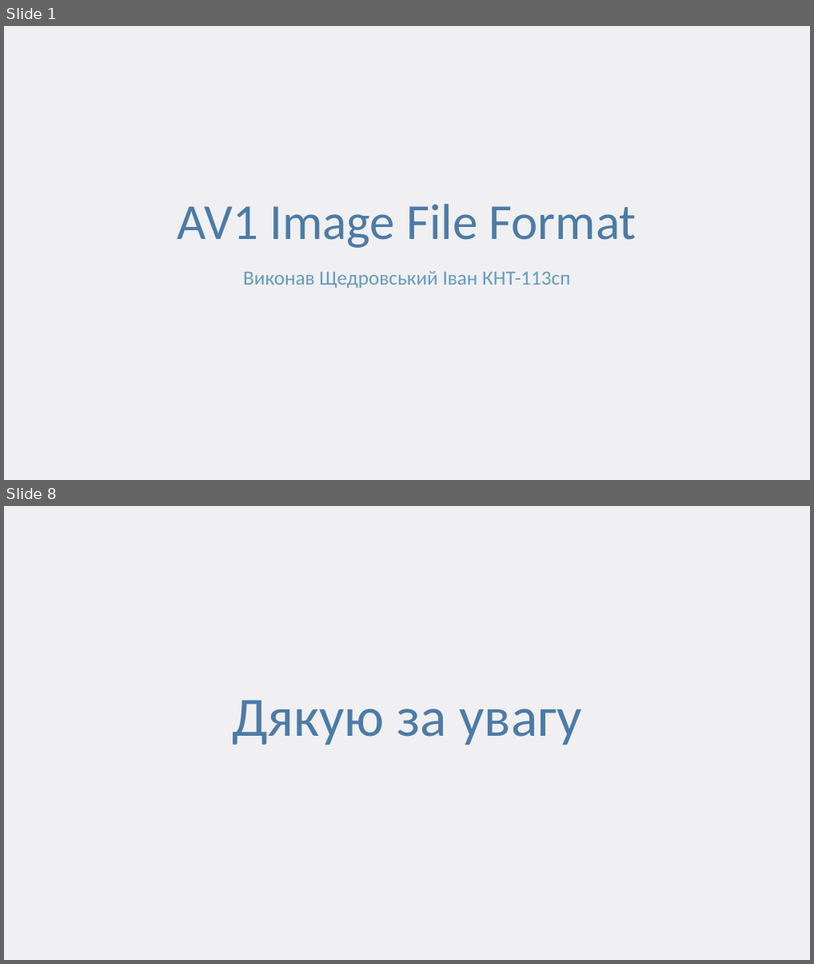
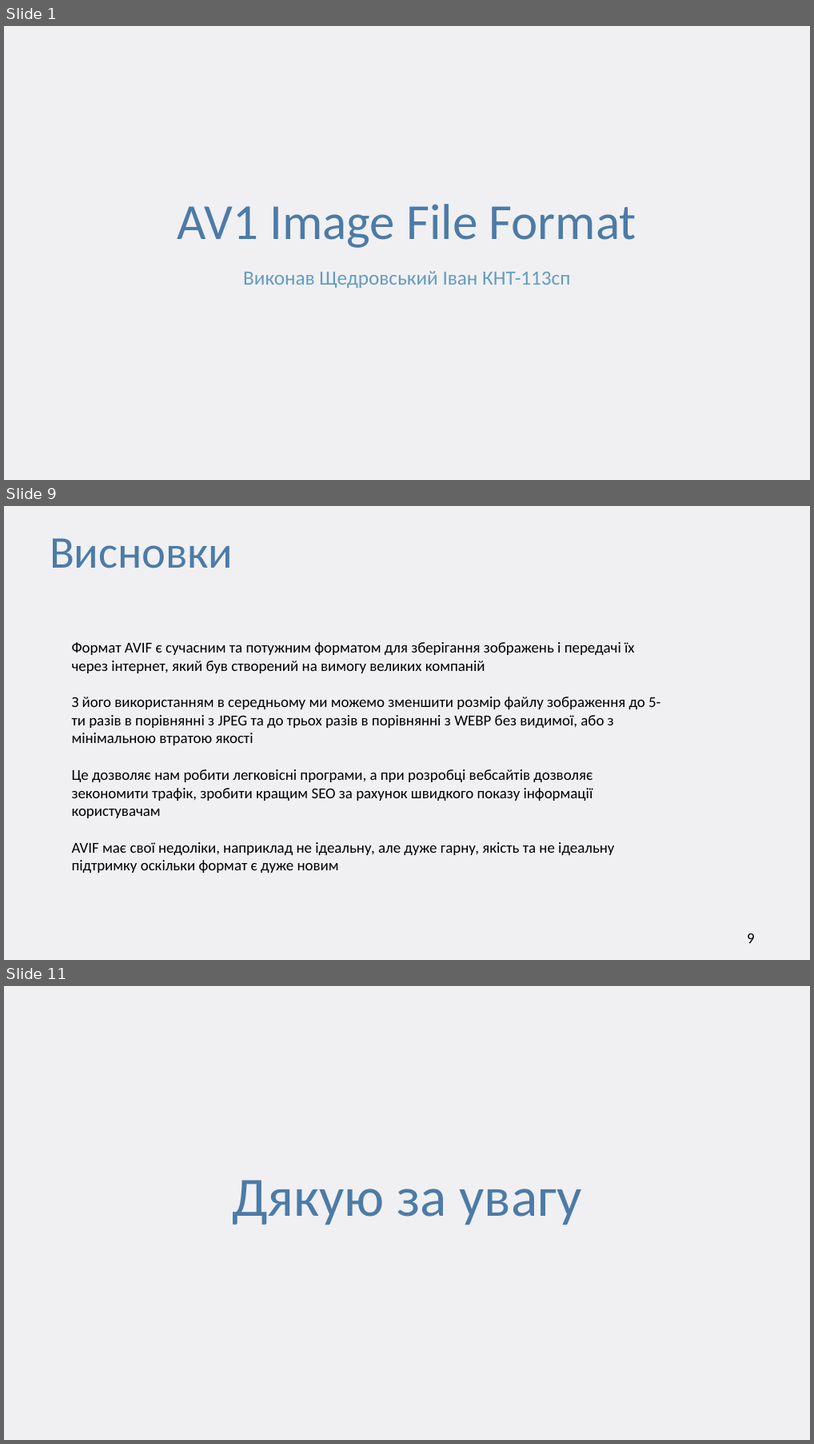
Before and after one commit to ltlaitoff/university-4, a slide deck: graphics/AVIF Computer Graphics.pptx. Shown one above the other, each under a label of ours: slides 1 and 8 before the commit, slides 1, 9 and 11 after it; the slides between them are not shown. The pictures are 814x964 and 814x1444 pixels, drawn with LibreOffice and Linux fonts; fonts in the diff are those of the drawing; background and template pictures are left out. Boxes give left, top, right and bottom in pixels: in the first picture for what was removed or moved away, otherwise in the second. Text is boxed around its words. In the diff, an @@ line names an element or a change of style, - is before the commit and + after.

Commit message:
Graphics AVIF

```diff
--- a/graphics/AVIF Computer Graphics.pptx
+++ b/graphics/AVIF Computer Graphics.pptx
@@ slide 9 added at box(4, 506, 810, 960), background #F0F0F2 @@
@@ text added at box(50, 538, 234, 568), 54 pt, text #4C7BA7 @@
+Висновки
@@ text added at box(72, 642, 661, 872), 18 pt, text #000000 @@
+Формат AVIF є сучасним та потужним форматом для зберігання зображень і передачі їх через інтернет, який був створений на вимогу великих компаній
+З його використанням в середньому ми можемо зменшити розмір файлу зображення до 5-ти разів в порівнянні з JPEG та до трьох разів в порівнянні з WEBP без видимої, або з мінімальною втратою якості
+Це дозволяє нам робити легковісні програми, а при розробці вебсайтів дозволяє зекономити трафік, зробити кращим SEO за рахунок швидкого показу інформації користувачам
+AVIF має свої недоліки, наприклад не ідеальну, але дуже гарну, якість та не ідеальну підтримку оскільки формат є дуже новим
@@ page number added at box(747, 932, 755, 943), 18 pt, text #000000 @@
+9
@@ what was slide 8 is now slide 11 @@
```
Also in this commit, not shown: 5 slides changed, 3 other slides added, 1 slide removed, 1 other file.
